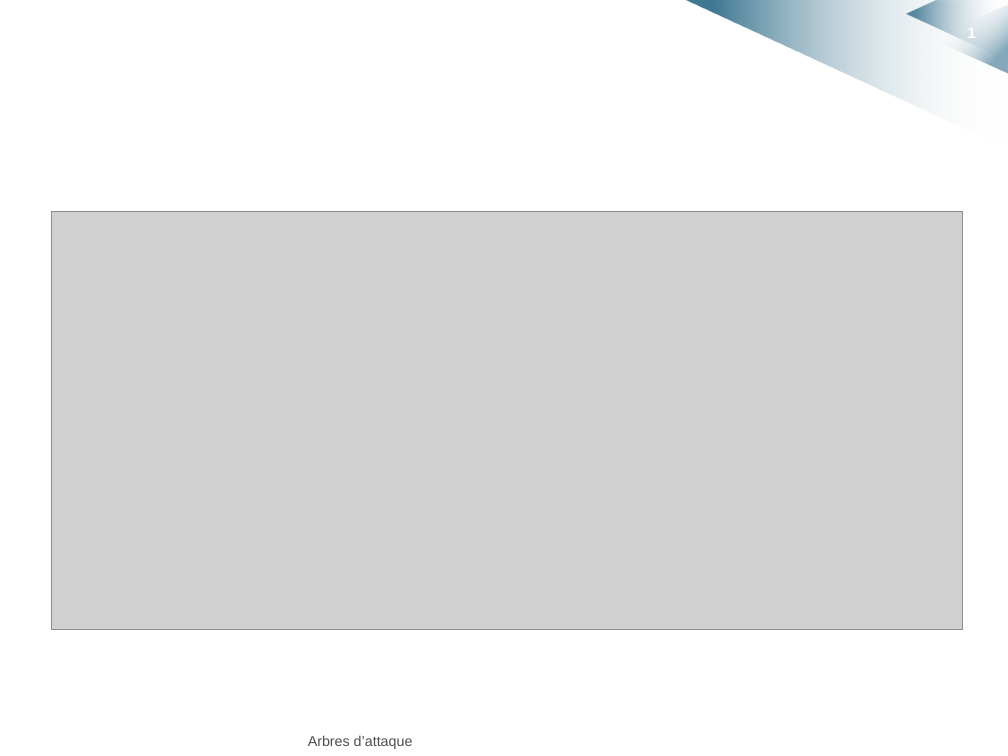
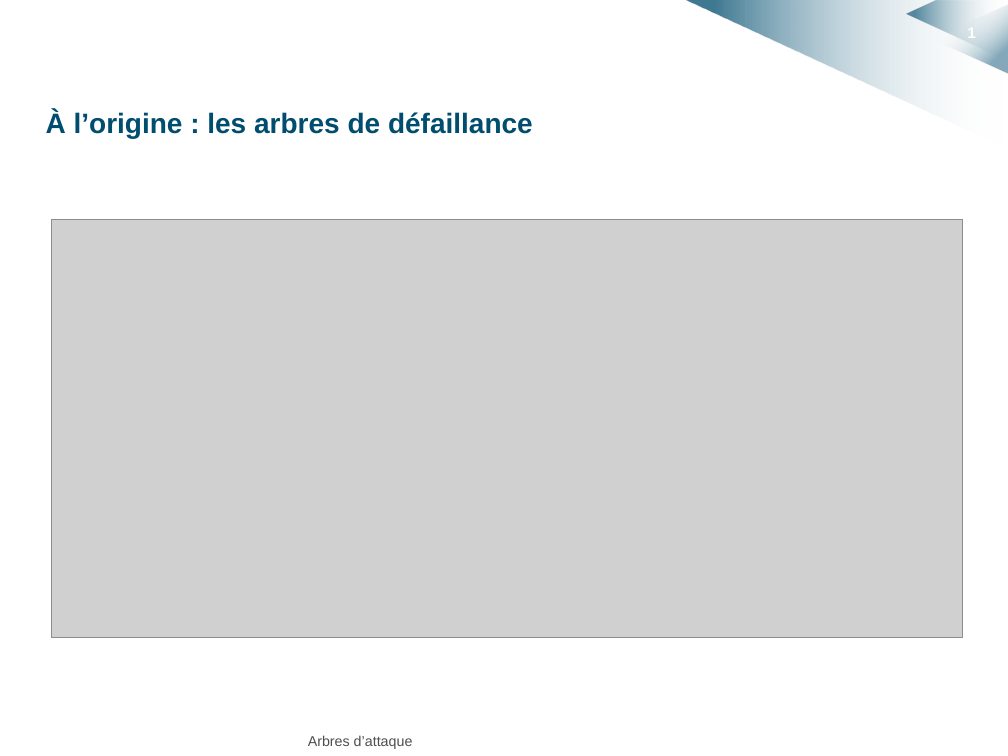
Before and after one commit to HKervadec/korrigolo, a slide deck: slide 1 of soutenances/projet_decembre/etat_art.pptx. Drawn at 1008x756 pixels with LibreOffice and Linux fonts; fonts in the diff are those of the drawing; grey boxes stand for pictures; background and template pictures are left out. Boxes give left, top, right and bottom in pixels: in the first picture for what was removed or moved away, otherwise in the second. Text is boxed around its words. In the diff, an @@ line names an element or a change of style, - is before the commit and + after.

```diff
--- a/soutenances/projet_decembre/etat_art.pptx
+++ b/soutenances/projet_decembre/etat_art.pptx
@@ text added at (x1=46, y1=111, x2=533, y2=138), 20 pt, text #004D6F, bold @@
+À l’origine : les arbres de défaillance
@@ picture moved from (x1=51, y1=212, x2=962, y2=630) to (x1=51, y1=220, x2=962, y2=638) @@
```
Also in this commit, not shown: 1 other slide changed, 3 other files.
